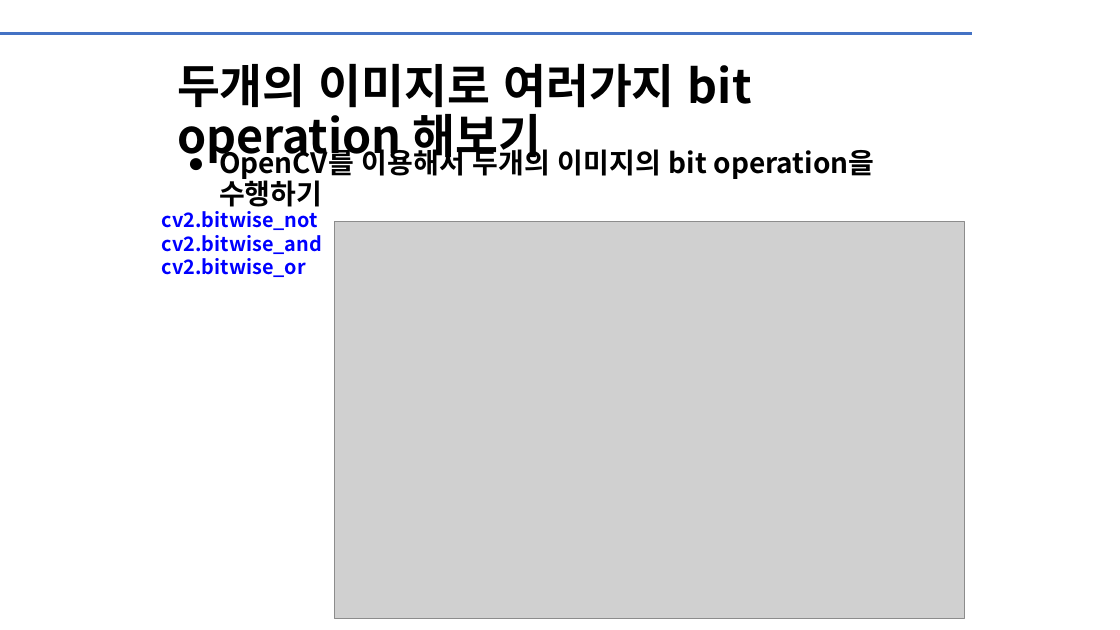
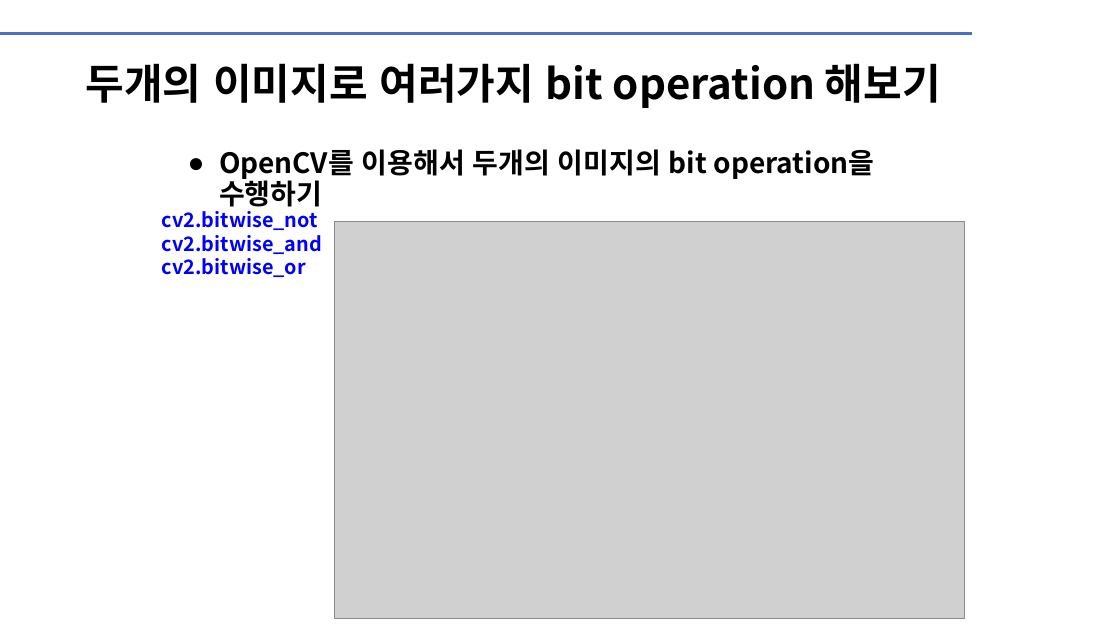
Before and after one commit to JD-edu/deep_learning_class, a slide deck: slide 18 of documents/OpenCV_기초_강좌.pptx. Drawn at 1120x630 pixels with LibreOffice and Linux fonts; fonts in the diff are those of the drawing; grey boxes stand for pictures; background and template pictures are left out. Boxes give left, top, right and bottom in pixels: in the first picture for what was removed or moved away, otherwise in the second. Text is boxed around its words. In the diff, an @@ line names an element or a change of style, - is before the commit and + after.

```diff
--- a/documents/OpenCV_기초_강좌.pptx
+++ b/documents/OpenCV_기초_강좌.pptx
@@ title "두개의 이미지로 여러가지 bit operation ...": place and size @@
-title "두개의 이미지로 여러가지 bit operation ..." at (177,64,752,165)
+title "두개의 이미지로 여러가지 bit operation ..." at (85,63,941,108)
@@ title "두개의 이미지로 여러가지 bit operation ..." at (85,63,941,108): size 40 to 36 pt @@
```
Also in this commit, not shown: 3 other slides changed, 1 other file.
